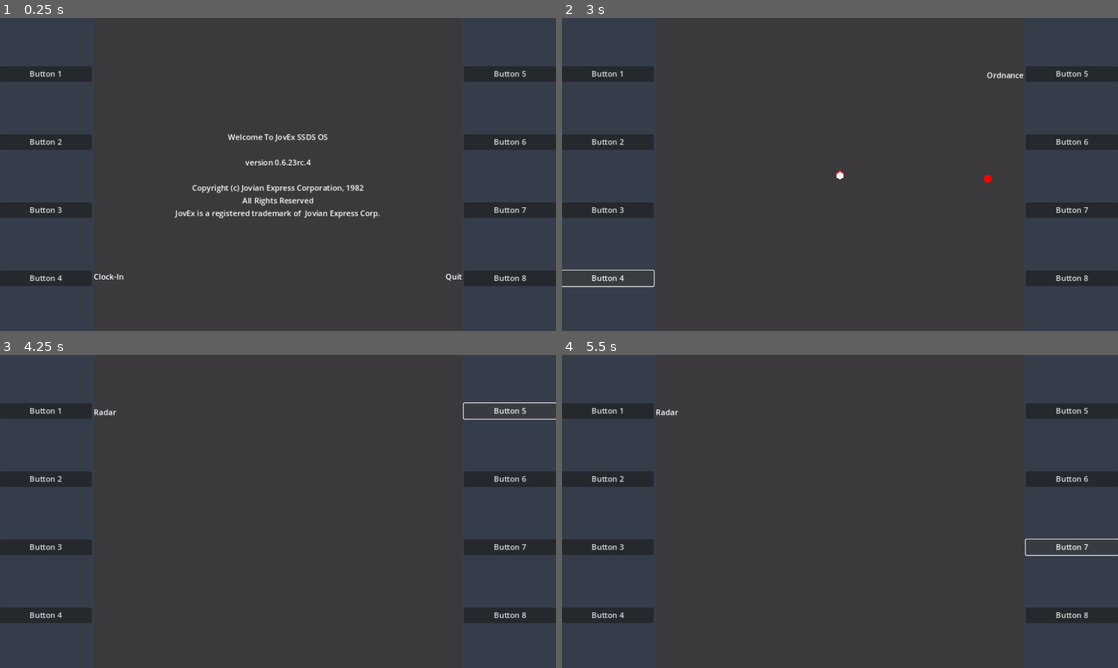
Above: before the commit, frames 1-4 (two rows, left to right).
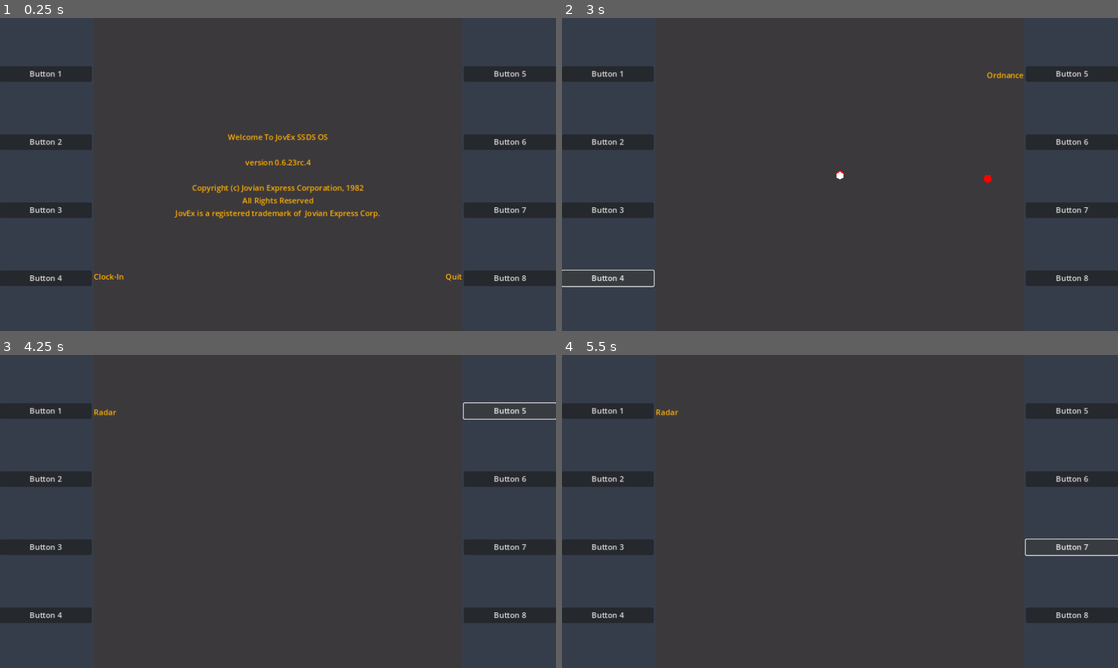
Above: after the commit, the same moments.

Repository: matthew-cavener/untitled_missile_game
Game: Godot game, scene res://ui/multi_function_display_panel.tscn
The game is run twice, just before and just after one commit, with the same random seed, the same clock (stepped at 60 frames per second) and the same inputs. The project has no main scene, so this scene is started directly.
Inputs:
- Up to frame 1 (0.25 s): no input
- Up to frame 2 (3 s): click "Button 1" at 0.5 s; click "Button 2" at 1.25 s; click "Button 3" at 2 s; click "Button 4" at 2.75 s
- Up to frame 3 (4.25 s): click "Button 5" at 3.5 s
- Up to frame 4 (5.5 s): click "Button 6" at 4.25 s; click "Button 7" at 5 s

The runs differ from the first frame. In frame 1, 1.5% of the frame differs, in the area x 16-84%, y 37-84%; in frame 2, less than 0.1%; in frame 3, less than 0.1%; in frame 4, less than 0.1%.

Commit message:
update text color

Diff:
--- a/enemy/ship/enemy_ship.tscn
+++ b/enemy/ship/enemy_ship.tscn
@@ -21,7 +21,7 @@
 script = ExtResource("1_solrs")
 
 [node name="EnemyShipSprite" type="Sprite2D" parent="."]
-modulate = Color(1, 0.647059, 0, 1)
+modulate = Color(1, 0.690196, 0, 1)
 scale = Vector2(0.03125, 0.03125)
 texture = ExtResource("1_u0a58")
 script = SubResource("GDScript_04oyh")
--- a/ui/display.tscn
+++ b/ui/display.tscn
@@ -44,6 +44,7 @@
 size_flags_stretch_ratio = 3.0
 
 [node name="CentralText" type="Label" parent="VBoxContainer/CenterDisplay"]
+modulate = Color(1, 0.690196, 0, 1)
 layout_mode = 2
 text = "Welcome To JovEx SSDS OS
 
--- a/ui/left_text_panel.tscn
+++ b/ui/left_text_panel.tscn
@@ -41,6 +41,7 @@
 size_flags_vertical = 3
 
 [node name="Label1" type="Label" parent="."]
+modulate = Color(1, 0.690196, 0, 1)
 layout_mode = 2
 text = "Label 1"
 
@@ -49,6 +50,7 @@
 size_flags_vertical = 3
 
 [node name="Label2" type="Label" parent="."]
+modulate = Color(1, 0.690196, 0, 1)
 layout_mode = 2
 text = "Label 2"
 
@@ -57,6 +59,7 @@
 size_flags_vertical = 3
 
 [node name="Label3" type="Label" parent="."]
+modulate = Color(1, 0.690196, 0, 1)
 layout_mode = 2
 text = "Label 3"
 
@@ -65,6 +68,7 @@
 size_flags_vertical = 3
 
 [node name="Label4" type="Label" parent="."]
+modulate = Color(1, 0.690196, 0, 1)
 layout_mode = 2
 text = "Label 4"
 
--- a/ui/right_text_panel.tscn
+++ b/ui/right_text_panel.tscn
@@ -41,6 +41,7 @@
 size_flags_vertical = 3
 
 [node name="Label5" type="Label" parent="."]
+modulate = Color(1, 0.690196, 0, 1)
 layout_mode = 2
 text = "Label 5"
 horizontal_alignment = 2
@@ -50,6 +51,7 @@
 size_flags_vertical = 3
 
 [node name="Label6" type="Label" parent="."]
+modulate = Color(1, 0.690196, 0, 1)
 layout_mode = 2
 text = "Label 6"
 horizontal_alignment = 2
@@ -59,6 +61,7 @@
 size_flags_vertical = 3
 
 [node name="Label7" type="Label" parent="."]
+modulate = Color(1, 0.690196, 0, 1)
 layout_mode = 2
 text = "Label 7"
 horizontal_alignment = 2
@@ -68,6 +71,7 @@
 size_flags_vertical = 3
 
 [node name="Label8" type="Label" parent="."]
+modulate = Color(1, 0.690196, 0, 1)
 layout_mode = 2
 text = "Label 8"
 horizontal_alignment = 2
